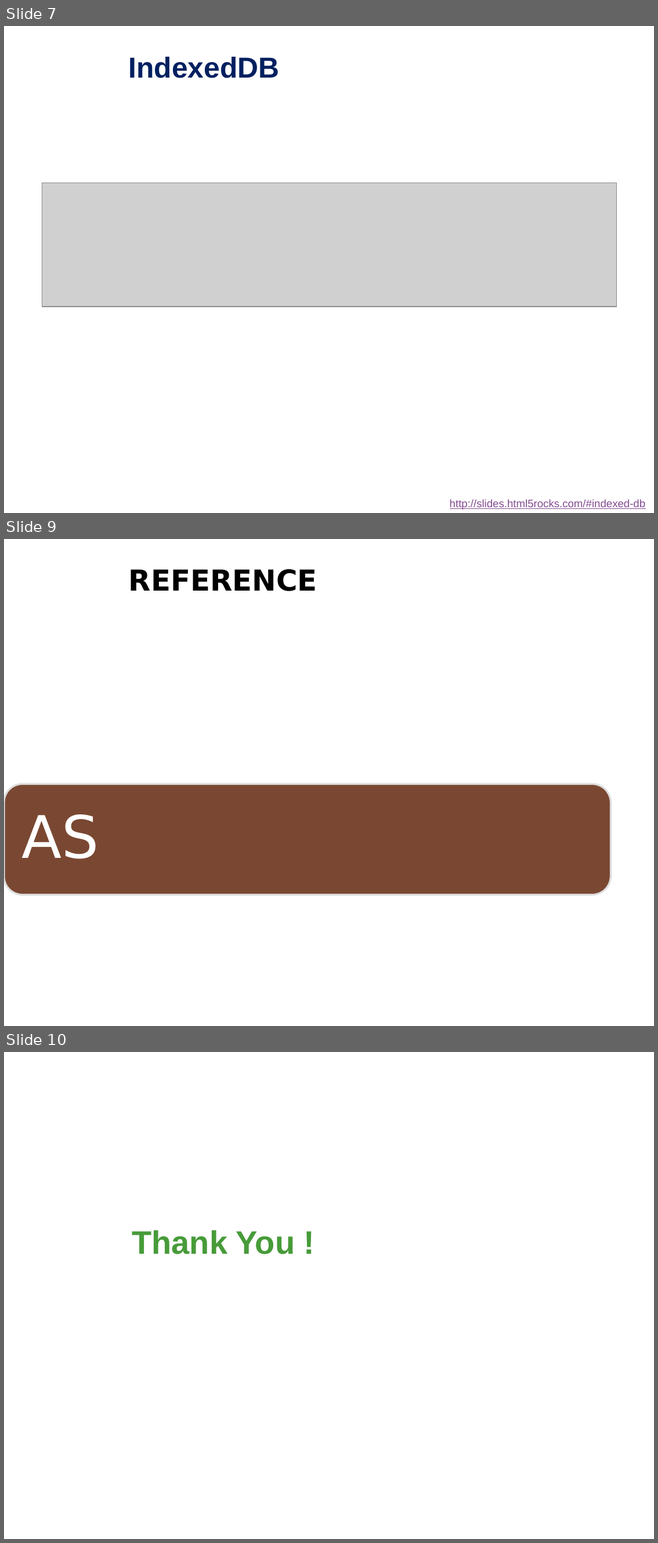
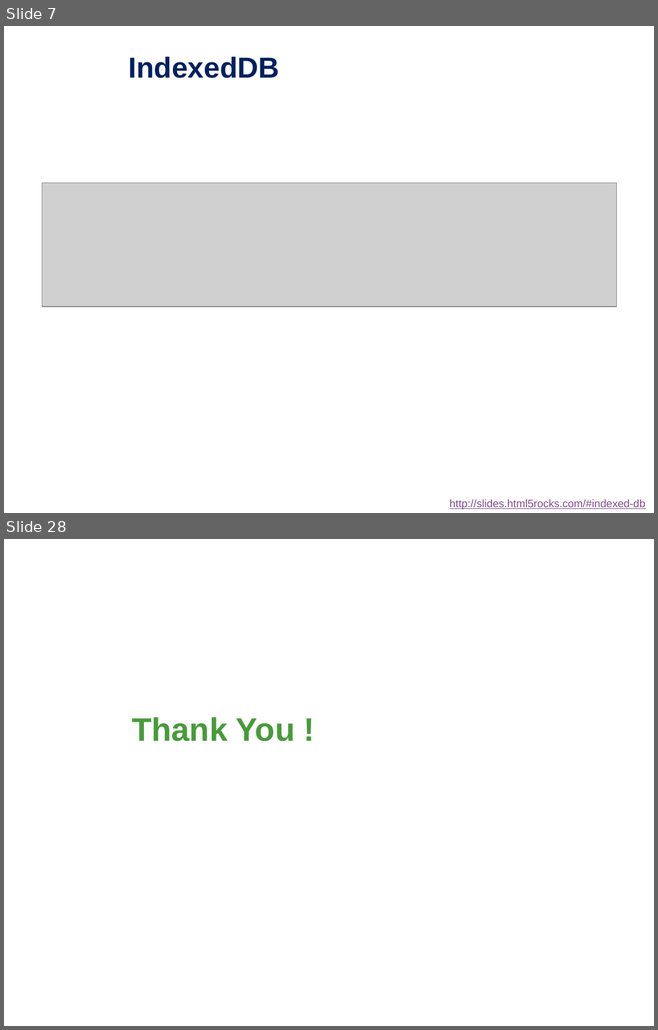
Before and after one commit to Alex7Huynh/lthd061727, a slide deck: Serminar Html5/1. Slide/HTML5.pptx. Shown one above the other, each under a label of ours: slides 7, 9 and 10 before the commit, slides 7 and 28 after it; the slides between them are not shown. The pictures are 658x1543 and 658x1030 pixels, drawn with LibreOffice and Linux fonts; fonts in the diff are those of the drawing; grey boxes stand for pictures; background and template pictures are left out. Boxes give left, top, right and bottom in pixels: in the first picture for what was removed or moved away, otherwise in the second. Text is boxed around its words. In the diff, an @@ line names an element or a change of style, - is before the commit and + after.

```diff
--- a/Serminar Html5/1. Slide/HTML5.pptx
+++ b/Serminar Html5/1. Slide/HTML5.pptx
@@ slide 9 removed at (4,539,654,1026), background picture (left out) @@
@@ title removed at (129,569,317,591) @@
-REFERENCE
@@ rounded rectangle removed at (4,784,610,895) @@
@@ text removed at (21,815,99,859) @@
-AS
@@ what was slide 10 is now slide 28 @@
```
Also in this commit, not shown: 4 slides changed, 19 slides added, 8 other files.
